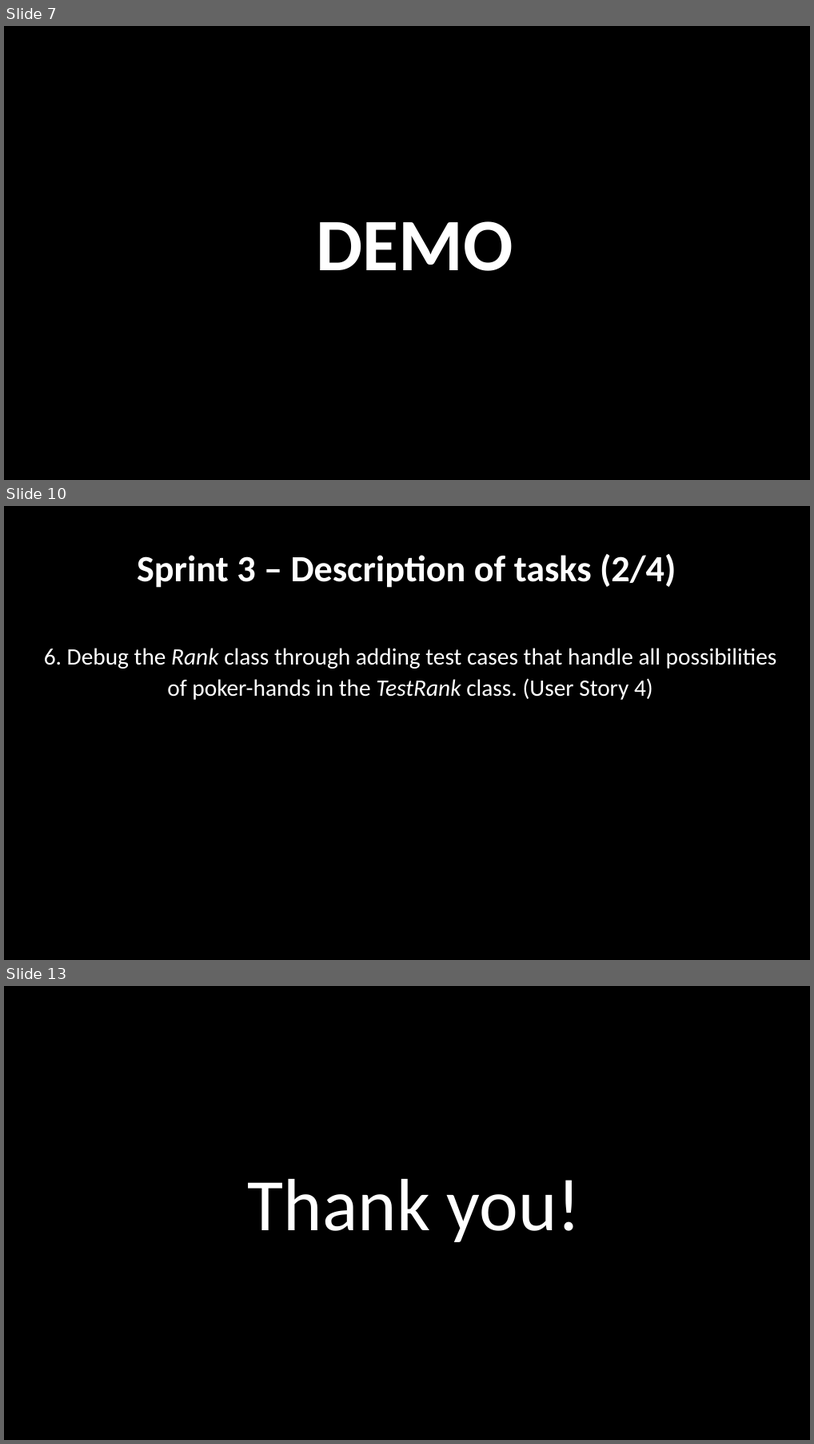
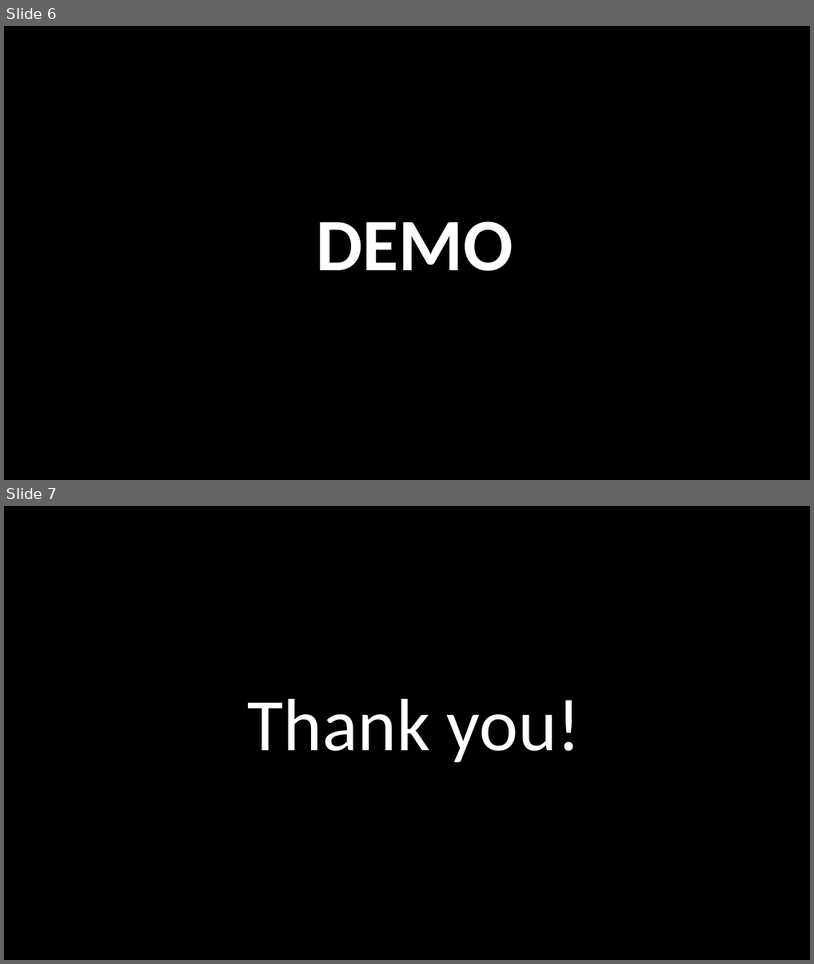
Before and after one commit to srhee91/PokerGame, a slide deck: 09. Sprint3 Final Presentation/FinalPresentation.pptx. Shown one above the other, each under a label of ours: slides 7, 10 and 13 before the commit, slides 6 and 7 after it; the slides between them are not shown. The pictures are 814x1444 and 814x964 pixels, drawn with LibreOffice and Linux fonts; fonts in the diff are those of the drawing; background and template pictures are left out. Boxes give left, top, right and bottom in pixels: in the first picture for what was removed or moved away, otherwise in the second. Text is boxed around its words. In the diff, an @@ line names an element or a change of style, - is before the commit and + after.

```diff
--- a/09. Sprint3 Final Presentation/FinalPresentation.pptx
+++ b/09. Sprint3 Final Presentation/FinalPresentation.pptx
@@ slide 10 removed at <box>4,506,810,960</box>, background picture (left out) @@
@@ title removed at <box>137,554,676,588</box> @@
-Sprint 3 – Description of tasks (2/4)
@@ text removed at <box>44,648,778,700</box> @@
-6. Debug the Rank class through adding test cases that handle all possibilities of poker-hands in the TestRank class. (User Story 4)
@@ what was slide 7 is now slide 6 @@
@@ what was slide 13 is now slide 7 @@
```
Also in this commit, not shown: 5 other slides removed.
